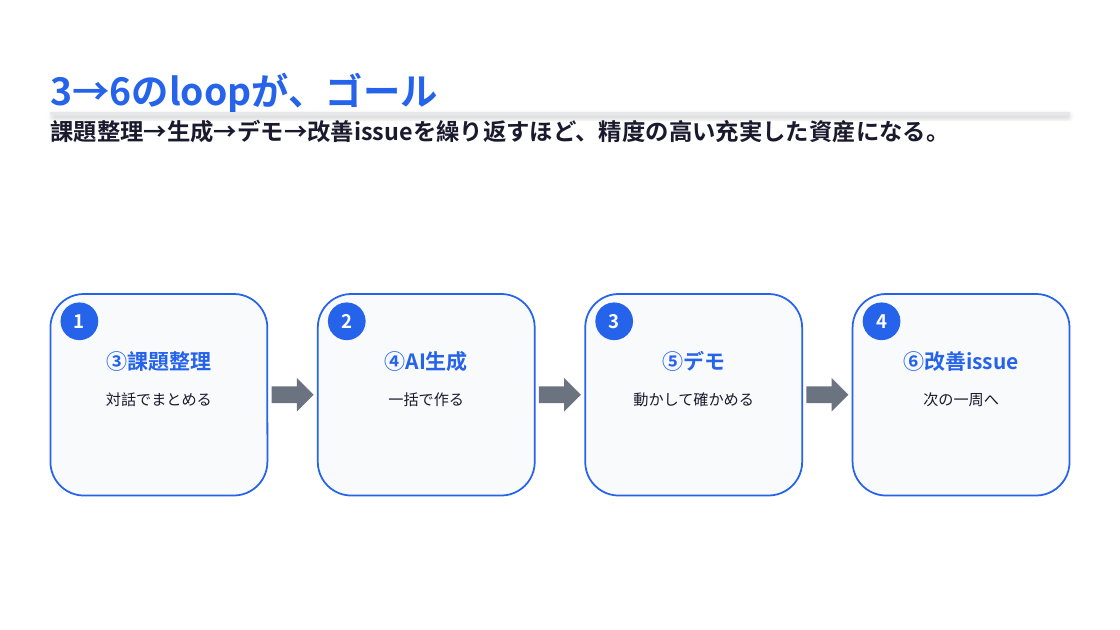
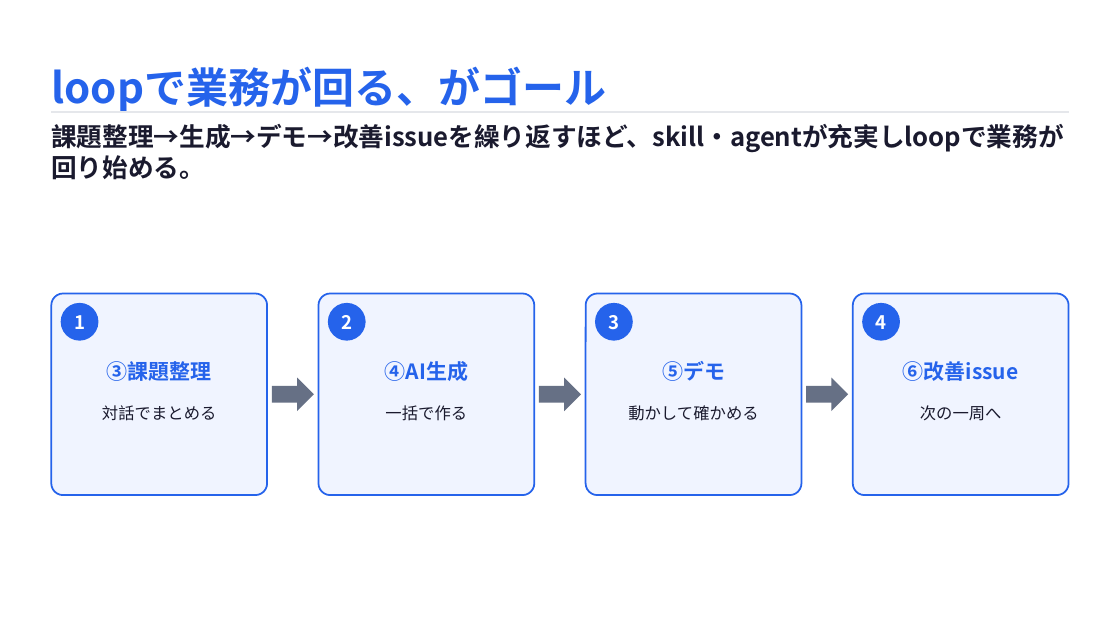
Before and after one commit to masaya-ueki/life-os, a slide deck: slide 20 of domains/presentation/decks/ai-driven-handson/ai-driven-handson.pptx (slide 21 before the commit). Drawn at 1120x630 pixels with LibreOffice and Linux fonts; fonts in the diff are those of the drawing. Boxes give left, top, right and bottom in pixels: in the first picture for what was removed or moved away, otherwise in the second. Text is boxed around its words. In the diff, an @@ line names an element or a change of style, - is before the commit and + after.

```diff
--- a/domains/presentation/decks/ai-driven-handson/ai-driven-handson.pptx
+++ b/domains/presentation/decks/ai-driven-handson/ai-driven-handson.pptx
@@ text at [51, 66, 606, 111]: text changed; size 32 to 36 pt @@
-3→6のloopが、ゴール
+loopで業務が回る、がゴール
@@ text at [51, 124, 1064, 180]: text changed; size 20 to 22 pt @@
-課題整理→生成→デモ→改善issueを繰り返すほど、精度の高い充実した資産になる。
+課題整理→生成→デモ→改善issueを繰り返すほど、skill・agentが充実しloopで業務が回り始める。
@@ fill #F8FAFC to #F0F4FF; proportions changed in 4 elements at [51, 293, 267, 495], [318, 293, 534, 495], [853, 293, 1069, 495], [586, 293, 802, 495] @@
@@ text "③課題整理": place and size @@
-text "③課題整理" at [106, 351, 211, 371]
+text "③課題整理" at [107, 361, 212, 381]
@@ text "④AI生成": place and size @@
-text "④AI生成" at [385, 351, 468, 371]
+text "④AI生成" at [385, 361, 468, 381]
@@ text "⑤デモ": place and size @@
-text "⑤デモ" at [662, 351, 725, 371]
+text "⑤デモ" at [662, 361, 725, 381]
@@ text "⑥改善issue": place and size @@
-text "⑥改善issue" at [903, 351, 1019, 371]
+text "⑥改善issue" at [903, 361, 1019, 381]
@@ text "対話でまとめる": place and size @@
-text "対話でまとめる" at [106, 392, 212, 406]
+text "対話でまとめる" at [102, 405, 217, 421]
@@ size 13 to 14 pt in 4 elements at [628, 405, 759, 421], [920, 405, 1002, 421], [102, 405, 217, 421], [385, 405, 467, 421] @@
@@ text "一括で作る": place and size @@
-text "一括で作る" at [388, 392, 464, 407]
+text "一括で作る" at [385, 405, 467, 421]
@@ text "動かして確かめる": place and size @@
-text "動かして確かめる" at [633, 392, 754, 406]
+text "動かして確かめる" at [628, 405, 759, 421]
@@ text "次の一周へ": place and size @@
-text "次の一周へ" at [923, 392, 999, 407]
+text "次の一周へ" at [920, 405, 1002, 421]
```
Also in this commit, not shown: 18 other slides changed, 5 slides added, 3 slides removed, 2 other files.
